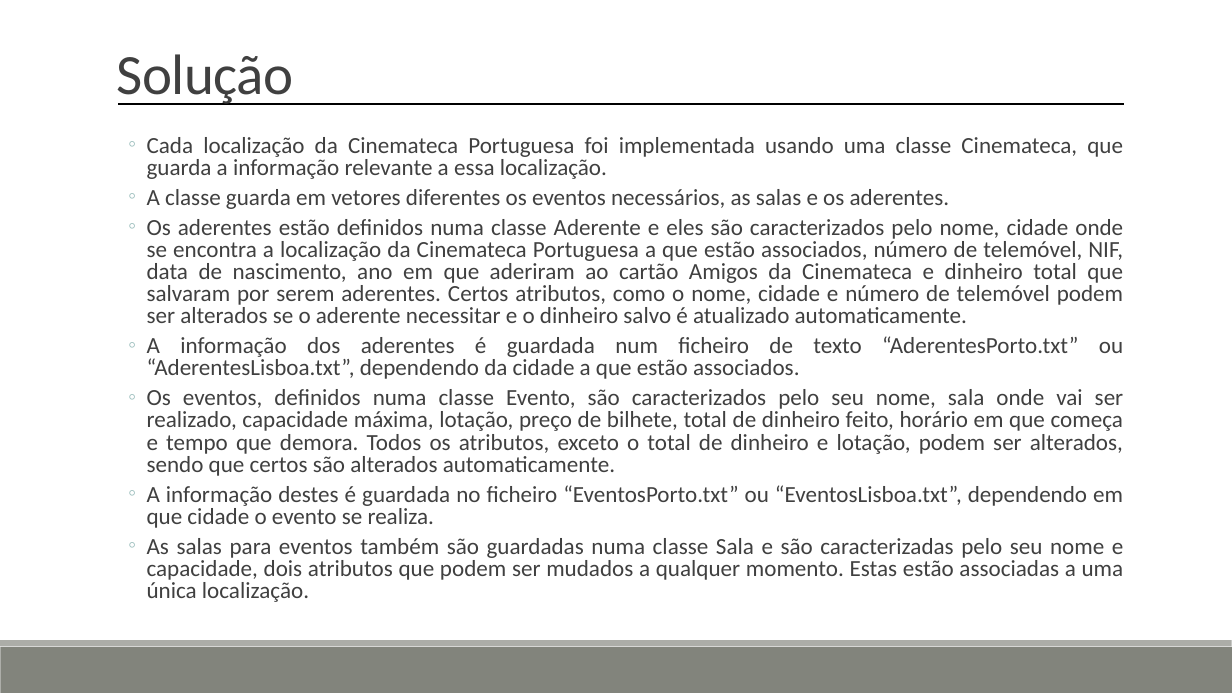
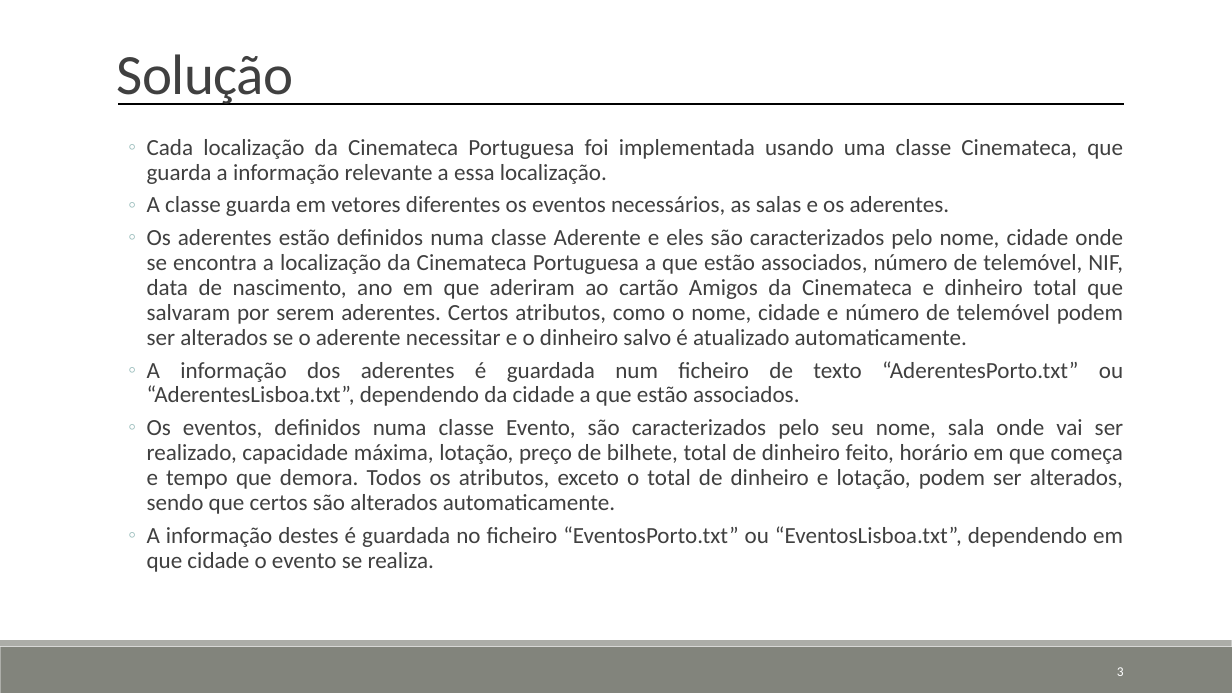
Before and after one commit to DreFlo/aeda-cinemateca, a slide deck: slide 3 of Algoritmos e Estrutura de Dados.pptx. Drawn at 1232x693 pixels with LibreOffice and Linux fonts; fonts in the diff are those of the drawing. Boxes give left, top, right and bottom in pixels: in the first picture for what was removed or moved away, otherwise in the second. Text is boxed around its words. In the diff, an @@ line names an element or a change of style, - is before the commit and + after.

```diff
--- a/Algoritmos e Estrutura de Dados.pptx
+++ b/Algoritmos e Estrutura de Dados.pptx
@@ text "Cada localização da Cinemateca Portuguesa ..." at [147,139,1124,572]: line spacing 0.8 to 0.9 @@
@@ text at [147,538,1124,602]: paragraph removed @@
-  ◦ As salas para eventos também são guardadas numa classe Sala e são caracterizadas pelo seu nome e capacidade, dois atributos que podem ser mudados a qualquer momento. Estas estão associadas a uma única localização.
@@ page number added at [1117,667,1124,676], 10.5 pt, text #FFFFFF @@
+3
```
Also in this commit, not shown: 10 other slides changed, 1 slide added, 2 slides removed, 1 other file.
